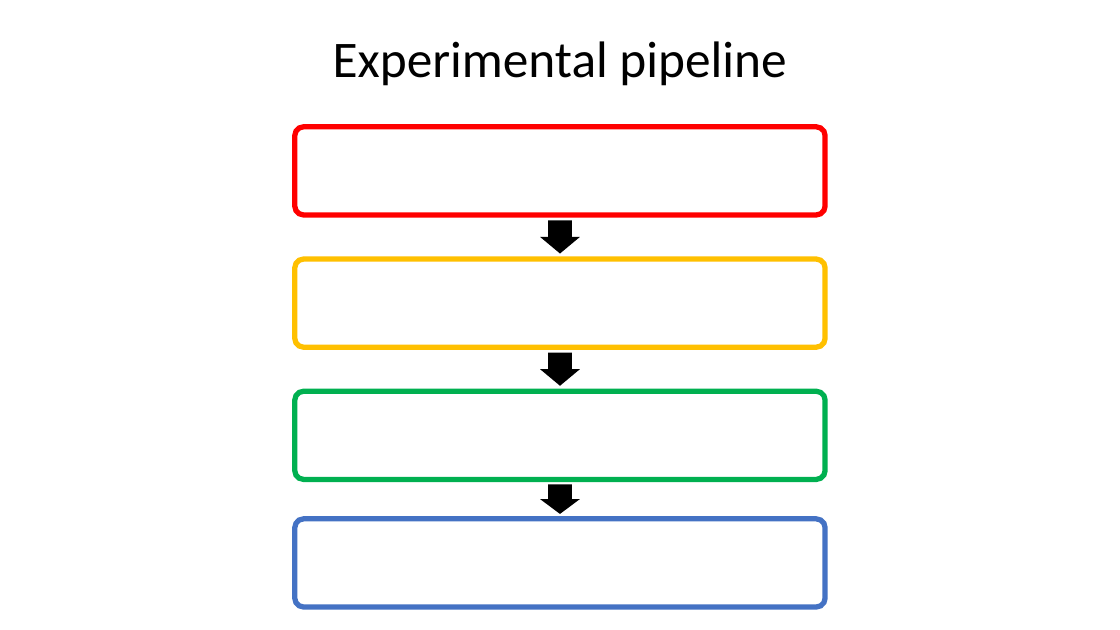
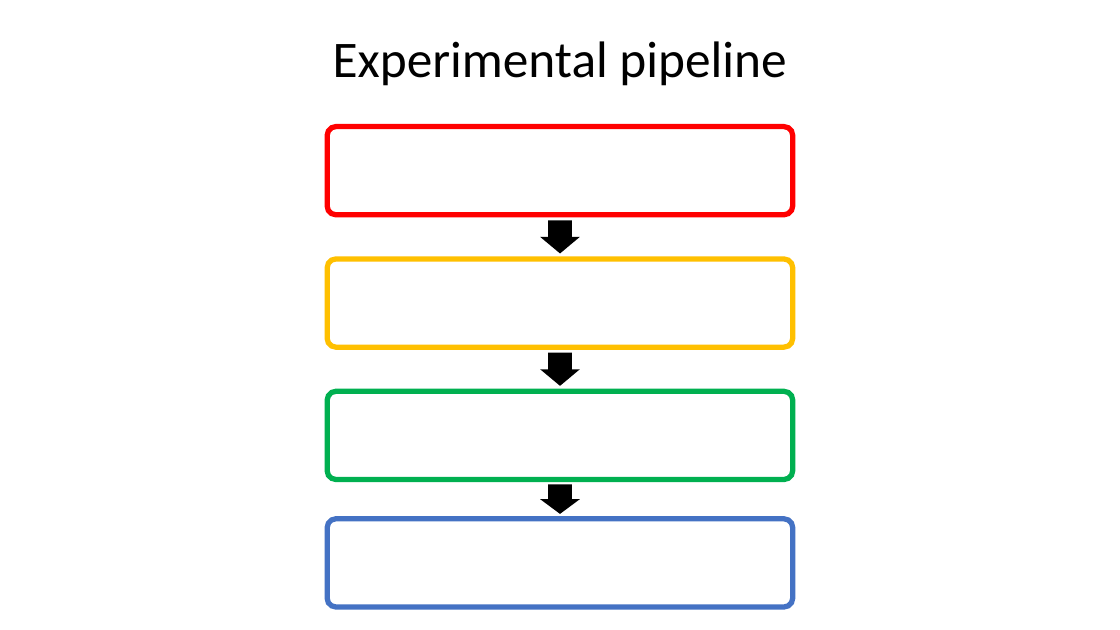
Before and after one commit to BIGslu/workshops, a slide deck: slide 10 of 2023.01.30_RNAseq.i4TB/welcome.pptx. Drawn at 1120x630 pixels with LibreOffice and Linux fonts; fonts in the diff are those of the drawing. Boxes give left, top, right and bottom in pixels: in the first picture for what was removed or moved away, otherwise in the second. Text is boxed around its words. In the diff, an @@ line names an element or a change of style, - is before the commit and + after.

```diff
--- a/2023.01.30_RNAseq.i4TB/welcome.pptx
+++ b/2023.01.30_RNAseq.i4TB/welcome.pptx
@@ rounded rectangle: place and size @@
-rounded rectangle at (295, 127, 825, 215)
+rounded rectangle at (328, 127, 793, 215)
@@ rounded rectangle: place and size @@
-rounded rectangle at (295, 259, 825, 347)
+rounded rectangle at (328, 259, 793, 347)
@@ rounded rectangle: place and size @@
-rounded rectangle at (295, 392, 825, 480)
+rounded rectangle at (328, 392, 793, 480)
@@ rounded rectangle: place and size @@
-rounded rectangle at (295, 519, 825, 607)
+rounded rectangle at (328, 519, 793, 607)
```
Also in this commit, not shown: 5 other slides changed, 1 slide removed.
